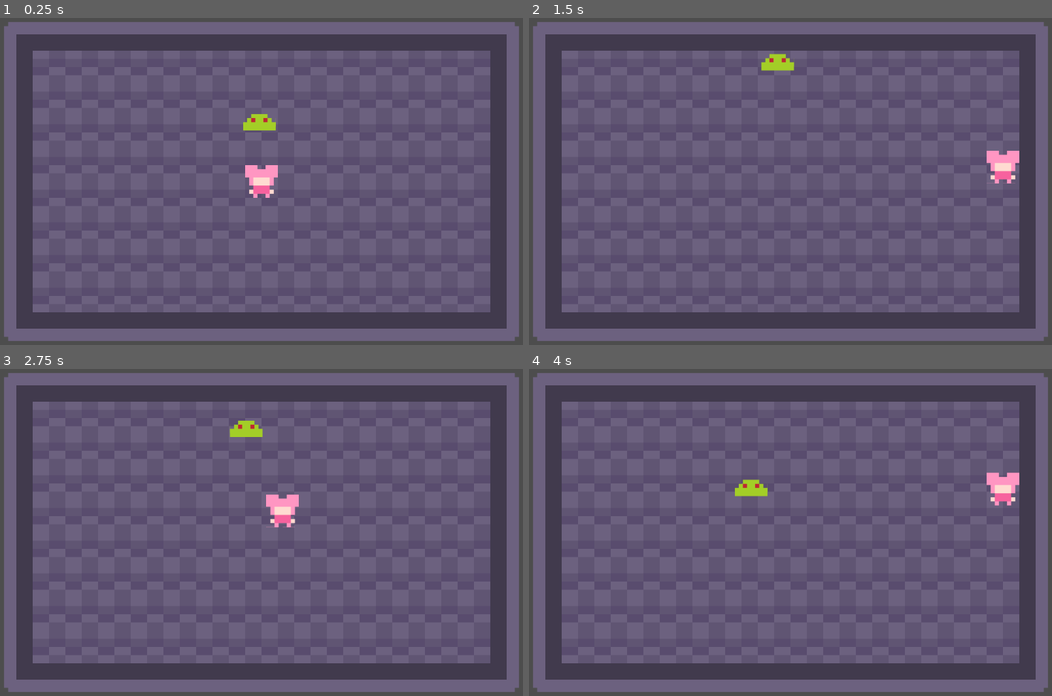
Above: before the commit, frames 1-4 (two rows, left to right).
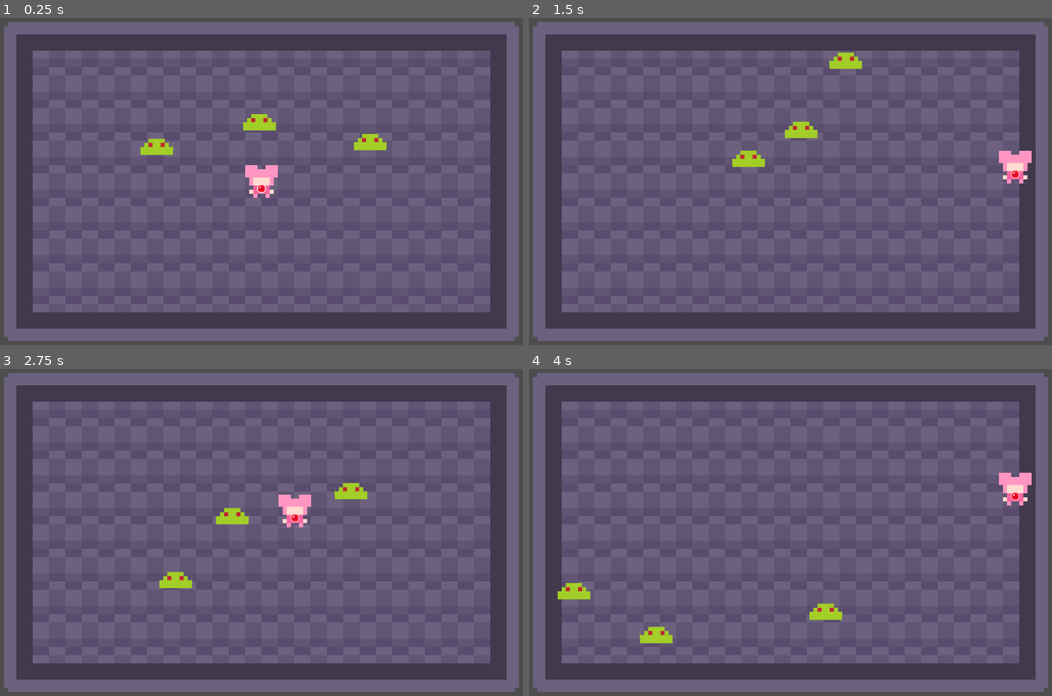
Above: after the commit, the same moments.

Repository: MagicalMegaDev/Magical-Persona-Repo
Game: Godot game, scene res://Assets/Scenes/main.tscn
Two runs of this game, one before a commit and one after it. Both use one fixed random seed, a clock stepped at 60 frames per second and the inputs below.
Inputs:
- Up to frame 1 (0.25 s): no input
- Up to frame 2 (1.5 s): tap Enter at 0.5 s; hold D (move_right) from 0.53 s (still down); tap Space (speed) at 0.6, 1.35 s; tap W (move_up) at 0.77 s
- Up to frame 3 (2.75 s): tap W (move_up) at 1.52 s; release D (move_right) at 2.03 s; hold A (move_left) from 2.03 s (still down); tap Space (speed) at 2.1 s
- Up to frame 4 (4 s): release A (move_left) at 2.78 s; hold D (move_right) from 2.78 s (still down); tap Space (speed) at 2.85, 3.6 s; tap W (move_up) at 3.02, 3.77 s

The runs differ from the first frame. In frame 1, 0.6% of the frame differs, in the area x 26-74%, y 35-54%; in frame 2, 1.6%; in frame 3, 1.6%; in frame 4, 1.6%, in the area x 5-97%, y 31-84%.

Commit message:
Added Debug Pool and enemy hurt animation

Diff:
--- a/Assets/Scenes/Characters/Enemies/EnemyTemplate.tscn
+++ b/Assets/Scenes/Characters/Enemies/EnemyTemplate.tscn
@@ -1,15 +1,22 @@
-[gd_scene load_steps=5 format=3 uid="uid://bdii5unjsuy1l"]
+[gd_scene load_steps=8 format=3 uid="uid://bdii5unjsuy1l"]
 
 [ext_resource type="Script" uid="uid://x2mfrinou0ev" path="res://Assets/Scripts/Characters/Enemies/BaseEnemy.gd" id="1_a6hwp"]
 [ext_resource type="Script" uid="uid://bxsgjqvvic3x0" path="res://Assets/Scripts/Components/Health/EnemyHealthHandler.gd" id="2_5w1ox"]
 [ext_resource type="Texture2D" uid="uid://dwg44hyw5ca03" path="res://Assets/Art/Placeholder/prototype-magi-enemy.png" id="2_onc88"]
+[ext_resource type="Script" uid="uid://ctdfwf3huvtsi" path="res://Assets/Scripts/Components/Controllers/AnimationController.gd" id="4_onc88"]
 
 [sub_resource type="RectangleShape2D" id="RectangleShape2D_5w1ox"]
 size = Vector2(64, 32)
 
+[sub_resource type="RectangleShape2D" id="RectangleShape2D_onc88"]
+size = Vector2(64, 32)
+
+[sub_resource type="CircleShape2D" id="CircleShape2D_5w1ox"]
+radius = 45.3982
+
 [node name="Enemy" type="CharacterBody2D"]
 collision_layer = 8
-collision_mask = 23
+collision_mask = 19
 script = ExtResource("1_a6hwp")
 metadata/_custom_type_script = "uid://x2mfrinou0ev"
 
@@ -26,6 +33,31 @@
 region_enabled = true
 region_rect = Rect2(0, 0, 384, 256)
 
-[node name="CollisionShape2D" type="CollisionShape2D" parent="."]
+[node name="CollisionBox" type="CollisionShape2D" parent="."]
 position = Vector2(0, 16)
+scale = Vector2(0.75, 0.75)
 shape = SubResource("RectangleShape2D_5w1ox")
+
+[node name="HurtBox" type="Area2D" parent="."]
+collision_layer = 32
+collision_mask = 26
+
+[node name="CollisionShape2D" type="CollisionShape2D" parent="HurtBox"]
+modulate = Color(1, 0, 0, 1)
+position = Vector2(0, 16)
+shape = SubResource("RectangleShape2D_onc88")
+
+[node name="EnemyDetection" type="Area2D" parent="."]
+collision_layer = 64
+collision_mask = 64
+
+[node name="CollisionShape2D" type="CollisionShape2D" parent="EnemyDetection"]
+position = Vector2(0, 16)
+shape = SubResource("CircleShape2D_5w1ox")
+
+[node name="AnimationTree" type="AnimationTree" parent="."]
+
+[node name="AnimationPlayer" type="AnimationPlayer" parent="AnimationTree"]
+script = ExtResource("4_onc88")
+
+[connection signal="damaged" from="HealthController" to="AnimationTree/AnimationPlayer" method="_on_take_damage"]
--- a/Assets/Scenes/Characters/Enemies/Slime/GreenSlime.tscn
+++ b/Assets/Scenes/Characters/Enemies/Slime/GreenSlime.tscn
@@ -1,46 +1,121 @@
-[gd_scene load_steps=7 format=3 uid="uid://cnhgxom0ah0wi"]
+[gd_scene load_steps=13 format=3 uid="uid://dvbeogq7gdawa"]
 
-[ext_resource type="Script" uid="uid://x2mfrinou0ev" path="res://Assets/Scripts/Characters/Enemies/BaseEnemy.gd" id="1_46jdb"]
-[ext_resource type="Script" uid="uid://bxsgjqvvic3x0" path="res://Assets/Scripts/Components/Health/EnemyHealthHandler.gd" id="2_fhjy0"]
-[ext_resource type="Texture2D" uid="uid://dwg44hyw5ca03" path="res://Assets/Art/Placeholder/prototype-magi-enemy.png" id="3_4moko"]
+[ext_resource type="Script" uid="uid://x2mfrinou0ev" path="res://Assets/Scripts/Characters/Enemies/BaseEnemy.gd" id="1_hbem5"]
+[ext_resource type="Script" uid="uid://bxsgjqvvic3x0" path="res://Assets/Scripts/Components/Health/EnemyHealthHandler.gd" id="2_crgl6"]
+[ext_resource type="Texture2D" uid="uid://dwg44hyw5ca03" path="res://Assets/Art/Placeholder/prototype-magi-enemy.png" id="3_qgrii"]
 [ext_resource type="Script" uid="uid://ddul17tjgk3eg" path="res://Assets/Scripts/Components/MovementHandler.gd" id="4_a0qja"]
 [ext_resource type="Script" uid="uid://c4r57oepjkm3b" path="res://Assets/Scripts/Components/Controllers/EnemyMovementAI/RandomMovementAI.gd" id="5_fhjy0"]
+[ext_resource type="Script" uid="uid://ctdfwf3huvtsi" path="res://Assets/Scripts/Components/Controllers/AnimationController.gd" id="6_4moko"]
 
 [sub_resource type="RectangleShape2D" id="RectangleShape2D_5w1ox"]
 size = Vector2(64, 32)
 
+[sub_resource type="RectangleShape2D" id="RectangleShape2D_onc88"]
+size = Vector2(64, 32)
+
+[sub_resource type="CircleShape2D" id="CircleShape2D_5w1ox"]
+radius = 45.3982
+
+[sub_resource type="Animation" id="Animation_fhjy0"]
+resource_name = "hurt"
+length = 0.2
+step = 0.0333333
+tracks/0/type = "value"
+tracks/0/imported = false
+tracks/0/enabled = true
+tracks/0/path = NodePath("../Sprite2D:modulate")
+tracks/0/interp = 1
+tracks/0/loop_wrap = true
+tracks/0/keys = {
+"times": PackedFloat32Array(0, 0.1, 0.2),
+"transitions": PackedFloat32Array(1, 1, 1),
+"update": 0,
+"values": [Color(1, 1, 1, 1), Color(1, 0.395329, 0.349177, 1), Color(1, 1, 1, 1)]
+}
+
+[sub_resource type="Animation" id="Animation_4moko"]
+length = 0.001
+tracks/0/type = "value"
+tracks/0/imported = false
+tracks/0/enabled = true
+tracks/0/path = NodePath("../Sprite2D:modulate")
+tracks/0/interp = 1
+tracks/0/loop_wrap = true
+tracks/0/keys = {
+"times": PackedFloat32Array(0),
+"transitions": PackedFloat32Array(1),
+"update": 0,
+"values": [Color(1, 1, 1, 1)]
+}
+
+[sub_resource type="AnimationLibrary" id="AnimationLibrary_4moko"]
+_data = {
+&"RESET": SubResource("Animation_4moko"),
+&"hurt": SubResource("Animation_fhjy0")
+}
+
 [node name="Enemy" type="CharacterBody2D" node_paths=PackedStringArray("movement_ai")]
 collision_layer = 8
-collision_mask = 23
-script = ExtResource("1_46jdb")
+collision_mask = 19
+script = ExtResource("1_hbem5")
 movement_ai = NodePath("RandomMovementAI")
 metadata/_custom_type_script = "uid://x2mfrinou0ev"
 
 [node name="HealthController" type="Node" parent="."]
-script = ExtResource("2_fhjy0")
+script = ExtResource("2_crgl6")
 max_health = 5.0
 metadata/_custom_type_script = "uid://bxsgjqvvic3x0"
 
 [node name="Sprite2D" type="Sprite2D" parent="."]
-texture = ExtResource("3_4moko")
+texture = ExtResource("3_qgrii")
 hframes = 6
 vframes = 4
 frame = 1
 region_enabled = true
 region_rect = Rect2(0, 0, 384, 256)
 
-[node name="CollisionShape2D" type="CollisionShape2D" parent="."]
+[node name="CollisionBox" type="CollisionShape2D" parent="."]
 position = Vector2(0, 16)
+scale = Vector2(0.75, 0.75)
 shape = SubResource("RectangleShape2D_5w1ox")
+
+[node name="HurtBox" type="Area2D" parent="."]
+collision_layer = 32
+collision_mask = 26
+
+[node name="CollisionShape2D" type="CollisionShape2D" parent="HurtBox"]
+modulate = Color(1, 0, 0, 1)
+position = Vector2(0, 16)
+shape = SubResource("RectangleShape2D_onc88")
+
+[node name="EnemyDetection" type="Area2D" parent="."]
+collision_layer = 64
+collision_mask = 64
+
+[node name="CollisionShape2D" type="CollisionShape2D" parent="EnemyDetection"]
+position = Vector2(0, 16)
+shape = SubResource("CircleShape2D_5w1ox")
 
 [node name="MovementHandler" type="Node" parent="."]
 script = ExtResource("4_a0qja")
-base_max_speed = 100.0
+base_max_speed = 250.0
 base_acceleration = 200.0
 base_friction = 200.0
 metadata/_custom_type_script = "uid://ddul17tjgk3eg"
 
 [node name="RandomMovementAI" type="Node" parent="."]
 script = ExtResource("5_fhjy0")
-direction_change_frequency = 2.0
 metadata/_custom_type_script = "uid://c4r57oepjkm3b"
+
+[node name="AnimationTree" type="AnimationTree" parent="."]
+root_node = NodePath(".")
+anim_player = NodePath("AnimationPlayer")
+
+[node name="AnimationPlayer" type="AnimationPlayer" parent="AnimationTree"]
+libraries = {
+&"": SubResource("AnimationLibrary_4moko")
+}
+script = ExtResource("6_4moko")
+
+[connection signal="damaged" from="HealthController" to="AnimationTree/AnimationPlayer" method="_on_take_damage"]
+[connection signal="area_entered" from="EnemyDetection" to="RandomMovementAI" method="_on_enemy_nearby"]
--- /dev/null
+++ b/Assets/Scenes/Characters/Enemies/Slime/NoMoveGreenSlime.tscn
@@ -0,0 +1,61 @@
+[gd_scene load_steps=8 format=3 uid="uid://bgpwc7kk1fntj"]
+
+[ext_resource type="Script" uid="uid://x2mfrinou0ev" path="res://Assets/Scripts/Characters/Enemies/BaseEnemy.gd" id="1_2qhxc"]
+[ext_resource type="Script" uid="uid://bxsgjqvvic3x0" path="res://Assets/Scripts/Components/Health/EnemyHealthHandler.gd" id="2_sqi1r"]
+[ext_resource type="Texture2D" uid="uid://dwg44hyw5ca03" path="res://Assets/Art/Placeholder/prototype-magi-enemy.png" id="3_a8mfj"]
+[ext_resource type="Script" uid="uid://ddul17tjgk3eg" path="res://Assets/Scripts/Components/MovementHandler.gd" id="4_of87w"]
+
+[sub_resource type="RectangleShape2D" id="RectangleShape2D_5w1ox"]
+size = Vector2(64, 32)
+
+[sub_resource type="RectangleShape2D" id="RectangleShape2D_onc88"]
+size = Vector2(64, 32)
+
+[sub_resource type="CircleShape2D" id="CircleShape2D_5w1ox"]
+radius = 45.3982
+
+[node name="Enemy" type="CharacterBody2D" node_paths=PackedStringArray("movement_ai")]
+collision_layer = 8
+collision_mask = 19
+script = ExtResource("1_2qhxc")
+movement_ai = NodePath("")
+metadata/_custom_type_script = "uid://x2mfrinou0ev"
+
+[node name="HealthController" type="Node" parent="."]
+script = ExtResource("2_sqi1r")
+max_health = 5.0
+metadata/_custom_type_script = "uid://bxsgjqvvic3x0"
+
+[node name="Sprite2D" type="Sprite2D" parent="."]
+texture = ExtResource("3_a8mfj")
+hframes = 6
+vframes = 4
+frame = 1
+region_enabled = true
+region_rect = Rect2(0, 0, 384, 256)
+
+[node name="CollisionBox" type="CollisionShape2D" parent="."]
+position = Vector2(0, 16)
+scale = Vector2(0.75, 0.75)
+shape = SubResource("RectangleShape2D_5w1ox")
+
+[node name="HurtBox" type="Area2D" parent="."]
+collision_layer = 32
+collision_mask = 26
+
+[node name="CollisionShape2D" type="CollisionShape2D" parent="HurtBox"]
+modulate = Color(1, 0, 0, 1)
+position = Vector2(0, 16)
+shape = SubResource("RectangleShape2D_onc88")
+
+[node name="EnemyDetection" type="Area2D" parent="."]
+collision_layer = 64
+collision_mask = 64
+
+[node name="CollisionShape2D" type="CollisionShape2D" parent="EnemyDetection"]
+position = Vector2(0, 16)
+shape = SubResource("CircleShape2D_5w1ox")
+
+[node name="MovementHandler" type="Node" parent="."]
+script = ExtResource("4_of87w")
+metadata/_custom_type_script = "uid://ddul17tjgk3eg"
--- a/Assets/Scenes/Characters/Players/TestCharacter.tscn
+++ b/Assets/Scenes/Characters/Players/TestCharacter.tscn
@@ -7,11 +7,53 @@
 [ext_resource type="Script" uid="uid://c23rw2ef30wvb" path="res://Assets/Scripts/Components/Controllers/PlayerInputController.gd" id="5_utarg"]
 [ext_resource type="PackedScene" uid="uid://ldygjrayxacg" path="res://Assets/Scenes/gun.tscn" id="6_pkkgq"]
 [ext_resource type="PackedScene" uid="uid://c77b5g33e4bb4" path="res://Assets/Scenes/Projectiles/PlayerBullet.tscn" id="7_6jl5b"]
+[ext_resource type="Texture2D" uid="uid://dug46exl8xix6" path="res://Assets/Art/Placeholder/prototype-magi-hit (2).png" id="8_vraok"]
 
 [sub_resource type="RectangleShape2D" id="RectangleShape2D_utarg"]
-size = Vector2(64, 63)
+size = Vector2(16, 40)
+
+[sub_resource type="Animation" id="Animation_fkrlc"]
+resource_name = "PlayerGem"
+length = 0.3
+loop_mode = 2
+step = 0.0333333
+tracks/0/type = "value"
+tracks/0/imported = false
+tracks/0/enabled = true
+tracks/0/path = NodePath(".:frame")
+tracks/0/interp = 1
+tracks/0/loop_wrap = true
+tracks/0/keys = {
+"times": PackedFloat32Array(0, 0.133333, 0.266667),
+"transitions": PackedFloat32Array(1, 1, 1),
+"update": 1,
+"values": [0, 1, 2]
+}
+
+[sub_resource type="Animation" id="Animation_imd6w"]
+length = 0.001
+tracks/0/type = "value"
+tracks/0/imported = false
+tracks/0/enabled = true
+tracks/0/path = NodePath(".:frame")
+tracks/0/interp = 1
+tracks/0/loop_wrap = true
+tracks/0/keys = {
+"times": PackedFloat32Array(0),
+"transitions": PackedFloat32Array(1),
+"update": 1,
+"values": [0]
+}
+
+[sub_resource type="AnimationLibrary" id="AnimationLibrary_sbmju"]
+_data = {
+&"PlayerGem": SubResource("Animation_fkrlc"),
+&"RESET": SubResource("Animation_imd6w")
+}
 
 [node name="Player" type="CharacterBody2D" groups=["Players"]]
+collision_layer = 4
+collision_mask = 19
 script = ExtResource("1_tadin")
 metadata/_custom_type_script = "uid://nfa50gborhfe"
 
@@ -21,7 +63,7 @@
 vframes = 4
 
 [node name="CollisionShape2D" type="CollisionShape2D" parent="."]
-position = Vector2(0, 0.5)
+position = Vector2(0, 12)
 shape = SubResource("RectangleShape2D_utarg")
 
 [node name="Gun" parent="." instance=ExtResource("6_pkkgq")]
@@ -41,3 +83,13 @@
 script = ExtResource("5_utarg")
 myCharacter = NodePath("..")
 metadata/_custom_type_script = "uid://c23rw2ef30wvb"
+
+[node name="PlayerHurtBox" type="Sprite2D" parent="."]
+texture = ExtResource("8_vraok")
+hframes = 3
+
+[node name="AnimationPlayer" type="AnimationPlayer" parent="PlayerHurtBox"]
+libraries = {
+&"": SubResource("AnimationLibrary_sbmju")
+}
+autoplay = "PlayerGem"
--- /dev/null
+++ b/Assets/Scenes/Rooms/TestingRoom.tscn
@@ -0,0 +1,13 @@
+[gd_scene load_steps=3 format=3 uid="uid://c2xnhrhem0c2r"]
+
+[ext_resource type="PackedScene" uid="uid://bg85fe3yjuhyw" path="res://Assets/Scenes/Characters/Players/TestCharacter.tscn" id="1_uper2"]
+[ext_resource type="PackedScene" uid="uid://bgpwc7kk1fntj" path="res://Assets/Scenes/Characters/Enemies/Slime/NoMoveGreenSlime.tscn" id="2_r0bfr"]
+
+[node name="TestingRoom" type="Node2D"]
+
+[node name="Player" parent="." instance=ExtResource("1_uper2")]
+position = Vector2(272, 95)
+
+[node name="Enemy" parent="." instance=ExtResource("2_r0bfr")]
+position = Vector2(530, 150)
+scale = Vector2(5, 5)
--- a/Assets/Scenes/main.tscn
+++ b/Assets/Scenes/main.tscn
@@ -1,8 +1,9 @@
-[gd_scene load_steps=6 format=4 uid="uid://c5ts3aeqkc2xr"]
+[gd_scene load_steps=7 format=4 uid="uid://c5ts3aeqkc2xr"]
 
 [ext_resource type="PackedScene" uid="uid://bg85fe3yjuhyw" path="res://Assets/Scenes/Characters/Players/TestCharacter.tscn" id="1_l26l0"]
 [ext_resource type="Texture2D" uid="uid://by5f8oi7tueht" path="res://Assets/Art/Placeholder/prototype-magi-environment.png" id="2_qplxx"]
-[ext_resource type="PackedScene" uid="uid://cnhgxom0ah0wi" path="res://Assets/Scenes/Characters/Enemies/Slime/GreenSlime.tscn" id="3_elf4b"]
+[ext_resource type="PackedScene" uid="uid://dvbeogq7gdawa" path="res://Assets/Scenes/Characters/Enemies/Slime/GreenSlime.tscn" id="3_elf4b"]
+[ext_resource type="Script" uid="uid://cj6appwlvrvxk" path="res://Assets/Scripts/Components/Handlers/DebugEnemyPool.gd" id="4_guoxd"]
 
 [sub_resource type="TileSetAtlasSource" id="TileSetAtlasSource_elf4b"]
 texture = ExtResource("2_qplxx")
@@ -214,9 +215,18 @@
 tile_set = SubResource("TileSet_guoxd")
 
 [node name="Player" parent="." instance=ExtResource("1_l26l0")]
-collision_layer = 4
 
 [node name="Camera2D" type="Camera2D" parent="."]
 
 [node name="Enemy" parent="." instance=ExtResource("3_elf4b")]
 position = Vector2(-3, -125.5)
+
+[node name="Enemy2" parent="." instance=ExtResource("3_elf4b")]
+position = Vector2(218, -89)
+
+[node name="Enemy3" parent="." instance=ExtResource("3_elf4b")]
+position = Vector2(-211, -80)
+
+[node name="DebugEnemyPool" type="Node" parent="."]
+script = ExtResource("4_guoxd")
+metadata/_custom_type_script = "uid://cj6appwlvrvxk"
--- a/Assets/Scripts/Characters/Enemies/BaseEnemy.gd
+++ b/Assets/Scripts/Characters/Enemies/BaseEnemy.gd
@@ -3,6 +3,8 @@
 #This script will store any non-component based info or signals shared across all enemies.
 
 @export var movement_ai:EnemyMovementAI
+
+signal died(BaseEnemy)
 
 func _enter_tree():
 	super()
@@ -11,3 +13,6 @@
 
 func _ready():
 	self.add_to_group("Enemies")
+
+func _on_death():
+	died.emit(self)
--- /dev/null
+++ b/Assets/Scripts/Components/Controllers/AnimationController.gd
@@ -0,0 +1,4 @@
+class_name AnimationController extends AnimationPlayer
+
+func _on_take_damage():
+	play("hurt")
--- a/Assets/Scripts/Components/Controllers/EnemyMovementAI/RandomMovementAI.gd
+++ b/Assets/Scripts/Components/Controllers/EnemyMovementAI/RandomMovementAI.gd
@@ -1,12 +1,14 @@
 class_name RandomMovementAI extends EnemyMovementAI
 
+var direction := Vector2.ZERO
 var direction_change_timer:Timer
-@export var direction_change_frequency:float = 1.5
+@export var direction_change_frequency_min:float = 0.5
+@export var direction_change_frequency_max:float = 1.5
 
 func _ready():
 	super()
 	direction_change_timer = Timer.new()
-	direction_change_timer.wait_time = direction_change_frequency
+	direction_change_timer.wait_time = randf_range(direction_change_frequency_min, direction_change_frequency_max)
 	direction_change_timer.one_shot = false
 	direction_change_timer.timeout.connect(get_direction)
 	add_child(direction_change_timer)
@@ -15,7 +17,21 @@
 
 func _process(delta):
 	if(my_character.is_on_floor() or my_character.is_on_ceiling() or my_character.is_on_wall()):
-		get_direction()
+		reverse_direction()
 
+#get_direction()
+#Generate a random direction and emit it to be moved
 func get_direction():
-	direction_calculated.emit(Vector2.from_angle(randf() * 2.0 * PI))
+	direction = Vector2.from_angle(randf() * 2.0 * PI)
+	direction_calculated.emit(direction)
+	direction_change_timer.wait_time = randf_range(direction_change_frequency_min, direction_change_frequency_max)
+
+#reverse_direction()
+#Move in the opposite of the current direction
+func reverse_direction():
+	direction = -direction
+	direction_calculated.emit(direction)
+	direction_change_timer.start()
+
+func _on_enemy_nearby(area):
+	reverse_direction()
--- /dev/null
+++ b/Assets/Scripts/Components/Handlers/DebugEnemyPool.gd
@@ -0,0 +1,32 @@
+class_name DebugEnemyPool extends Node
+
+var alive_enemies = {}
+var dead_enemies = {}
+
+func _ready():
+	for child in GameManager.get_all_children(get_tree().root):
+		if child is BaseEnemy:
+			alive_enemies[child] = child.global_position
+			child.died.connect(_store)
+
+func _store(enemy:BaseEnemy):
+	print("died")
+	enemy.process_mode = Node.PROCESS_MODE_DISABLED
+	enemy.visible = false
+	if enemy in alive_enemies:
+		dead_enemies[enemy] = alive_enemies[enemy]
+		alive_enemies.erase(enemy)
+	if alive_enemies.is_empty():
+		_respawn()
+
+func _respawn():
+	for e in alive_enemies:
+		assert(e is BaseEnemy, "Pool is trying to store %s, not an enemy!" % e.name)
+		_store(e)
+	for e in dead_enemies:
+		e.global_position = dead_enemies[e]
+		e.health_handler.heal_damage(e.health_handler.max_health)
+		e.process_mode = Node.PROCESS_MODE_INHERIT
+		e.visible = true
+		alive_enemies[e] = dead_enemies[e]
+	dead_enemies.clear()
--- a/project.godot
+++ b/project.godot
@@ -102,3 +102,5 @@
 2d_physics/layer_3="Player"
 2d_physics/layer_4="Enemies"
 2d_physics/layer_5="Bullets"
+2d_physics/layer_6="EnemyHurtbox"
+2d_physics/layer_7="EnemyAvoidance"
Binary file added: Assets/Art/Placeholder/prototype-magi-hit (2).png
Not shown, added: Assets/Art/Placeholder/prototype-magi-hit (2).png.import
Not shown: 1 places in Assets/Scenes/Characters/Players/TestCharacter.tscn that only renumber resources
Not shown, added: Assets/Scripts/Components/Controllers/AnimationController.gd.uid
Not shown, added: Assets/Scripts/Components/Handlers/DebugEnemyPool.gd.uid
Not shown, added: Assets/Art/Placeholder/Detection (k80).exe
Not shown, added: Assets/Art/Placeholder/scoped_dir13068_774092197/Detection (k80).exe
